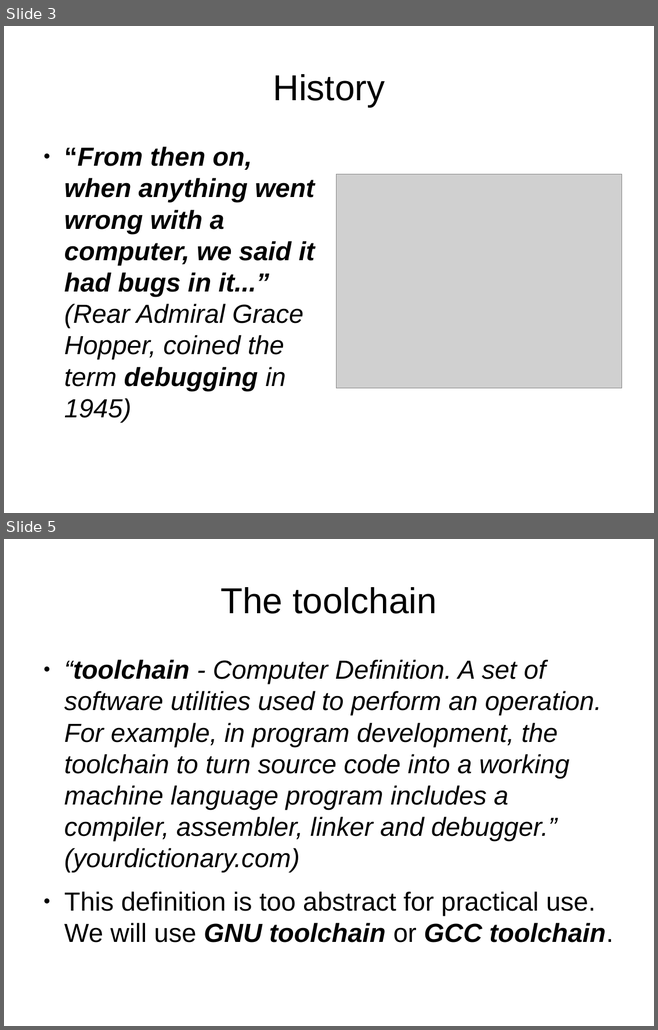
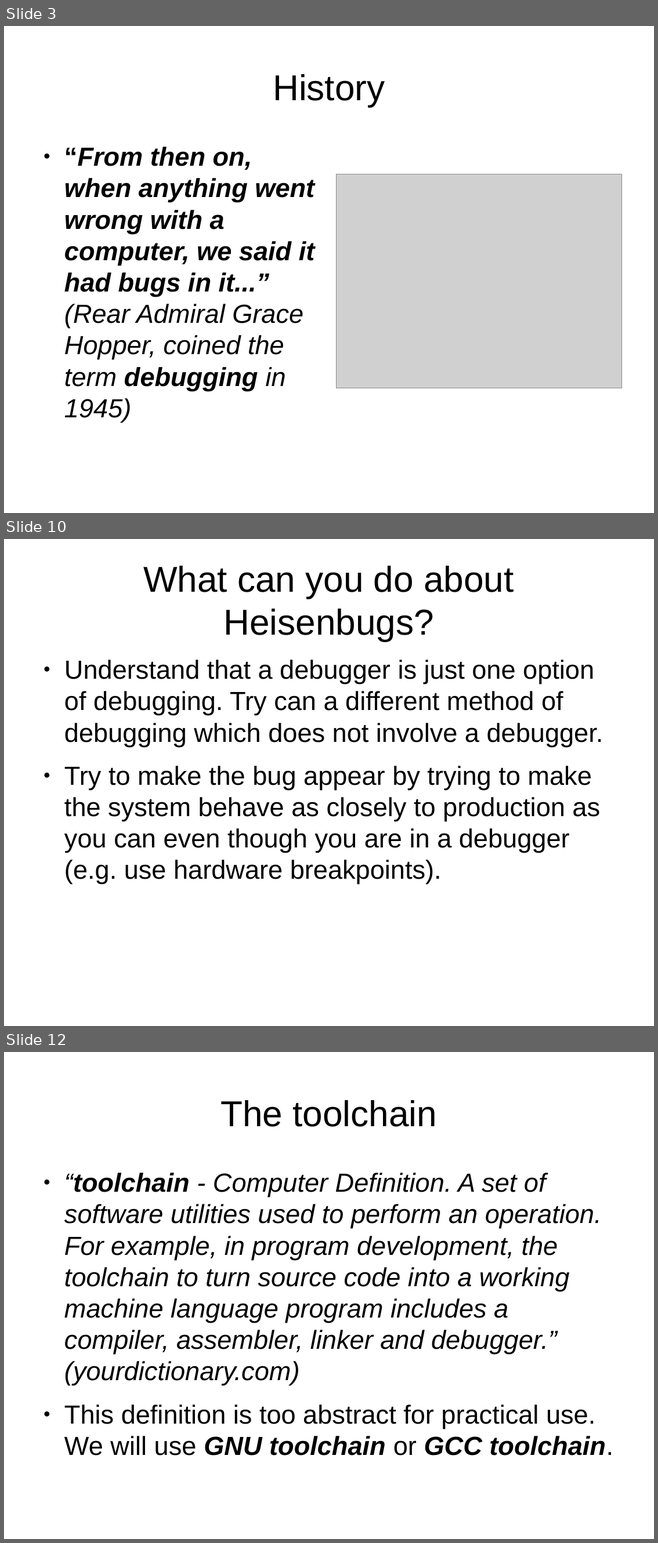
Before and after one commit to kalmuthu/slides, a slide deck: odp/gdb.odp. Shown one above the other, each under a label of ours: slides 3 and 5 before the commit, slides 3, 10 and 12 after it; the slides between them are not shown. The pictures are 658x1030 and 658x1543 pixels, drawn with LibreOffice and Linux fonts; fonts in the diff are those of the drawing; grey boxes stand for pictures. Boxes give left, top, right and bottom in pixels: in the first picture for what was removed or moved away, otherwise in the second. Text is boxed around its words. In the diff, an @@ line names an element or a change of style, - is before the commit and + after.

```diff
--- a/odp/gdb.odp
+++ b/odp/gdb.odp
@@ slide 10 added at (4,539,654,1026), background #FFFFFF @@
@@ title added at (143,566,513,642), 44 pt, text #000000 @@
+What can you do about Heisenbugs?
@@ text added at (64,660,603,884), 32 pt, text #000000 @@
+● Understand that a debugger is just one option of debugging. Try can a different method of debugging which does not involve a debugger.
+● Try to make the bug appear by trying to make the system behave as closely to production as you can even though you are in a debugger (e.g. use hardware breakpoints).
@@ what was slide 5 is now slide 12 @@
```
Also in this commit, not shown: 5 slides changed, 10 other slides added, 1 slide removed.
